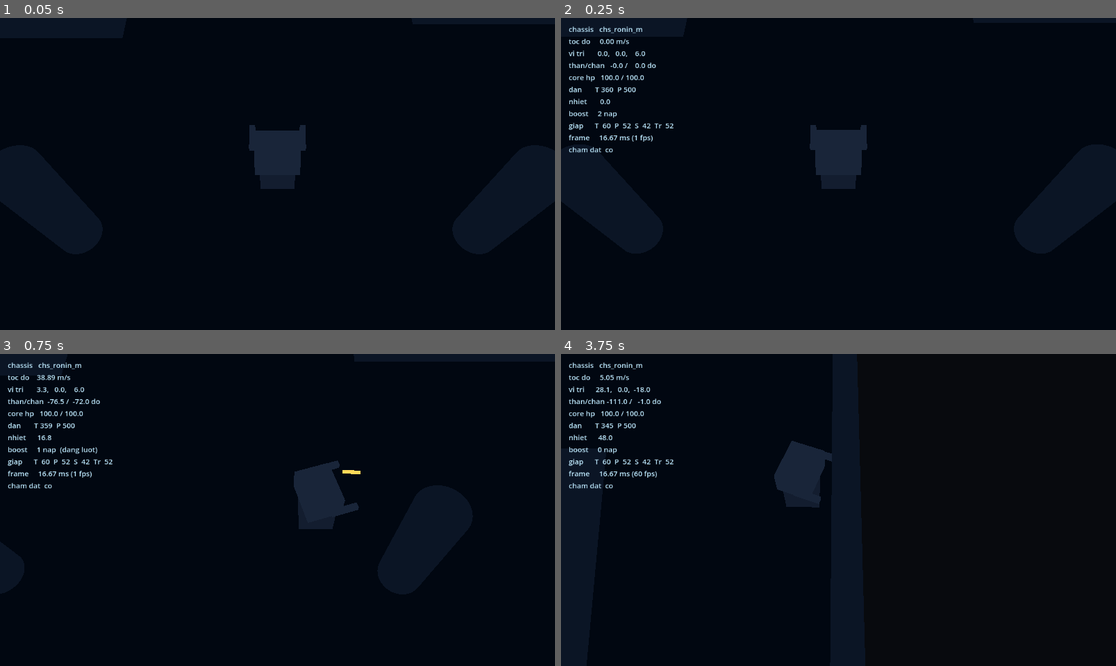
Above: before the commit, frames 1-4 (two rows, left to right).
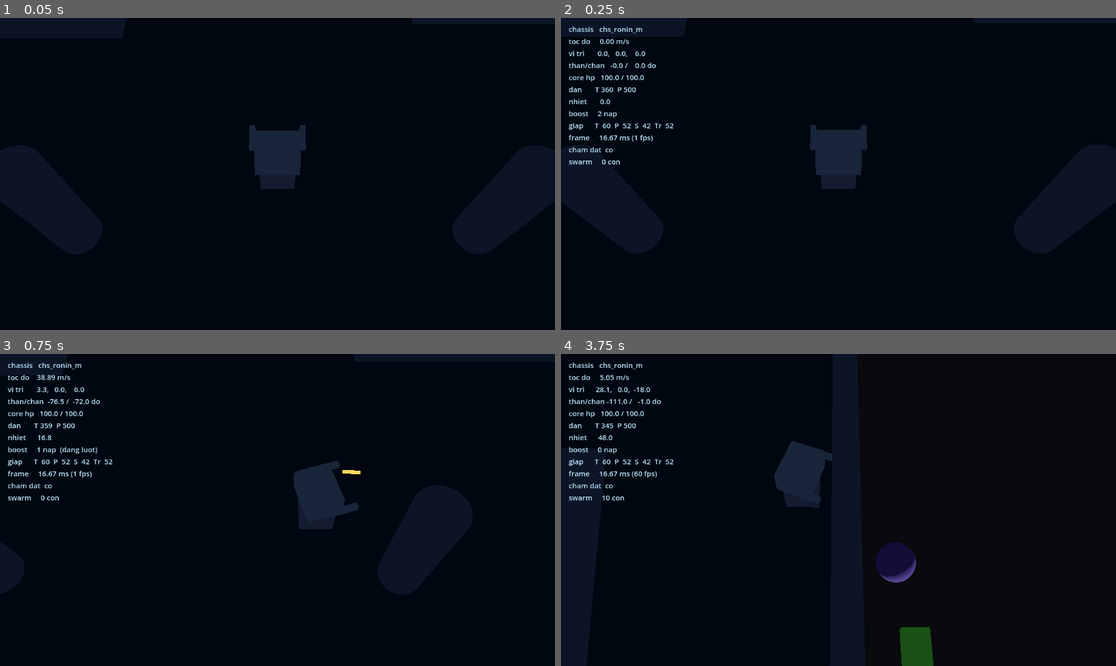
Above: after the commit, the same moments.

Repository: dat-j/AlienShooter
Game: Godot game, scene res://scenes/main/test_arena.tscn
Same seed, same stepped clock (60 frames per second), same inputs: the game is played once before the commit and once after it.
Inputs (mouse positions are in pixels of both pictures, inside the frame that each line leads up to):
- Up to frame 1 (0.05 s): no input
- Up to frame 2 (0.25 s): no input
- Up to frame 3 (0.75 s): tap Enter at 0.5 s; move the mouse to (399, 494) at 0.52 s; hold D (move_right) from 0.53 s (still down); tap Space (boost) at 0.6 s; click (399, 494) at 0.67 s
- Up to frame 4 (3.75 s): release D (move_right) at 1.25 s; drag from (727, 525) to (810, 572) at 1.27 s; move the mouse to (894, 441) at 2.02 s; press the mouse at (894, 441) at 2.03 s; hold D (move_right) 2.03-2.75 s; tap Space (boost) at 2.3 s; release the mouse at (894, 441) at 2.75 s; drag from (810, 572) to (672, 463) at 2.77 s; move the mouse to (1005, 556) at 3.52 s; hold A (move_left) from 3.53 s (still down); tap F (interact) at 3.6 s

Frame 1 is identical in both runs. In frame 2, less than 0.1% of the frame differs, in the area x 1-11%, y 45-47%; in frame 3, less than 0.1%; in frame 4, 1.5%, in the area x 1-68%, y 45-100%.

Commit message:
feat: sân tập chơi được — đổ quái theo đợt, ăn đòn, hồi sinh
ArenaDemo nối mech với hệ swarm (đạn và Boost gây sát thương swarm, swarm cắn
lại qua DamageResolver nên trúng đúng vùng giáp), đổ đợt quanh người chơi mỗi
5s tới trần 140 con, chết thì dọn sân và hồi sinh sau 2s. Bảng debug hiện số
swarm đang sống.

GIÀN GIÁO TẠM: không phải SpawnDirector — không ngân sách, không đường cong
áp lực, không luật chống ức chế. T-802 sẽ thay.

Co-Authored-By: Claude Opus 5 <noreply@anthropic.com>

Diff:
--- a/scenes/main/test_arena.tscn
+++ b/scenes/main/test_arena.tscn
@@ -1,7 +1,11 @@
-[gd_scene load_steps=22 format=3]
+[gd_scene load_steps=26 format=3]
 
 [ext_resource type="PackedScene" path="res://scenes/player/mech.tscn" id="1_mech"]
 [ext_resource type="Script" path="res://src/ui/debug_stats_panel.gd" id="2_stats"]
+[ext_resource type="Script" path="res://src/director/arena_demo.gd" id="3_demo"]
+[ext_resource type="Script" path="res://src/swarm/swarm_runtime.gd" id="4_runtime"]
+[ext_resource type="Script" path="res://src/swarm/swarm_manager.gd" id="5_manager"]
+[ext_resource type="Script" path="res://src/swarm/swarm_renderer.gd" id="6_renderer"]
 
 [sub_resource type="Environment" id="Environment_arena"]
 background_mode = 1
@@ -70,6 +74,7 @@
 height = 6.0
 
 [node name="TestArena" type="Node3D"]
+script = ExtResource("3_demo")
 
 [node name="WorldEnvironment" type="WorldEnvironment" parent="."]
 environment = SubResource("Environment_arena")
@@ -236,6 +241,16 @@
 
 [node name="Mech" parent="." instance=ExtResource("1_mech")]
 transform = Transform3D(1, 0, 0, 0, 1, 0, 0, 0, 1, 0, 0.1, 6)
+
+[node name="SwarmRuntime" type="Node3D" parent="."]
+script = ExtResource("4_runtime")
+target_path = NodePath("../Mech")
+
+[node name="SwarmManager" type="Node3D" parent="SwarmRuntime"]
+script = ExtResource("5_manager")
+
+[node name="SwarmRenderer" type="Node3D" parent="SwarmRuntime"]
+script = ExtResource("6_renderer")
 
 [node name="DebugLayer" type="CanvasLayer" parent="."]
 
--- /dev/null
+++ b/src/director/arena_demo.gd
@@ -0,0 +1,91 @@
+class_name ArenaDemo
+extends Node3D
+
+## Bộ điều khiển của sân tập (T-111): nối mech với hệ swarm, đổ quái theo đợt
+## và hồi sinh khi người chơi chết.
+##
+## GIÀN GIÁO TẠM: đây KHÔNG phải SpawnDirector. Đợt quái ở đây theo nhịp cố
+## định, không có ngân sách, không có đường cong áp lực, không có luật chống
+## ức chế. T-802 sẽ thay bằng `src/director/spawn_director.gd` thật và file
+## này chỉ còn giữ phần nối dây của sân tập.
+
+signal wave_spawned(index: int, count: int)
+signal player_respawned()
+
+@export var mech_path: NodePath = NodePath("Mech")
+@export var swarm_path: NodePath = NodePath("SwarmRuntime")
+@export var wave_interval_seconds: float = 5.0
+@export var units_per_wave: int = 10
+@export var max_alive: int = 140
+@export var spawn_radius_min: float = 16.0
+@export var spawn_radius_max: float = 26.0
+@export var respawn_delay_seconds: float = 2.0
+
+var _time_to_next_wave: float = 2.0
+var _wave_index: int = 0
+var _respawn_countdown: float = 0.0
+var _rng: RandomNumberGenerator = RandomNumberGenerator.new()
+
+@onready var _mech: MechController = get_node_or_null(mech_path) as MechController
+@onready var _swarm: SwarmRuntime = get_node_or_null(swarm_path) as SwarmRuntime
+
+
+func _ready() -> void:
+    _rng.randomize()
+    if _mech == null or _swarm == null:
+        Log.warn("Sân tập thiếu Mech hoặc SwarmRuntime — bỏ qua phần đổ quái", "ArenaDemo")
+        return
+    _mech.set_swarm_manager(_swarm.manager)
+    _mech.died.connect(_on_player_died)
+
+
+func _physics_process(delta: float) -> void:
+    if _mech == null or _swarm == null or delta <= 0.0:
+        return
+    if _respawn_countdown > 0.0:
+        _respawn_countdown -= delta
+        if _respawn_countdown <= 0.0:
+            respawn_player()
+        return
+    _time_to_next_wave -= delta
+    if _time_to_next_wave > 0.0:
+        return
+    _time_to_next_wave = wave_interval_seconds
+    spawn_wave()
+
+
+## Đổ một đợt quanh người chơi theo vòng tròn, luân phiên các loại swarm.
+func spawn_wave() -> int:
+    var types: Array[EnemyData] = _swarm.get_enemy_types()
+    if types.is_empty():
+        return 0
+    var room: int = max_alive - _swarm.get_alive_count()
+    var count: int = mini(units_per_wave, maxi(room, 0))
+    for index: int in range(count):
+        var angle: float = _rng.randf() * TAU
+        var radius: float = _rng.randf_range(spawn_radius_min, spawn_radius_max)
+        var position: Vector3 = _mech.global_position + Vector3(cos(angle) * radius, 0.25, sin(angle) * radius)
+        var data: EnemyData = types[(_wave_index + index) % types.size()]
+        _swarm.spawn_unit(data, position)
+    if count > 0:
+        _wave_index += 1
+        wave_spawned.emit(_wave_index, count)
+    return count
+
+
+func get_wave_index() -> int:
+    return _wave_index
+
+
+func respawn_player() -> void:
+    _swarm.clear_all()
+    _mech.set_chassis(_mech.chassis_data)     # nạp lại Core HP và cả bốn mảng giáp
+    _mech.velocity = Vector3.ZERO
+    _mech.global_position = Vector3(0.0, 0.5, 6.0)
+    _time_to_next_wave = wave_interval_seconds
+    player_respawned.emit()
+    Log.info("Sân tập: hồi sinh người chơi", "ArenaDemo")
+
+
+func _on_player_died() -> void:
+    _respawn_countdown = respawn_delay_seconds
--- a/src/ui/debug_stats_panel.gd
+++ b/src/ui/debug_stats_panel.gd
@@ -8,10 +8,12 @@
 const UPDATE_INTERVAL: float = 0.1
 
 @export var mech_path: NodePath
+@export var swarm_path: NodePath = NodePath("../../SwarmRuntime")
 
 var _elapsed: float = 0.0
 
 @onready var _mech: MechController = get_node_or_null(mech_path) as MechController
+@onready var _swarm: SwarmRuntime = get_node_or_null(swarm_path) as SwarmRuntime
 
 
 func _process(delta: float) -> void:
@@ -20,6 +22,9 @@
         return
     _elapsed = 0.0
     text = build_text(_mech, delta)
+    if _swarm != null:
+        text += "
+swarm     %d con" % _swarm.get_alive_count()
 
 
 ## Hàm thuần tuý để test được: dựng chuỗi từ trạng thái mech.
--- /dev/null
+++ b/tests/test_arena_demo.gd
@@ -0,0 +1,103 @@
+extends GutTest
+
+## Sân tập chơi được: swarm đuổi và đánh được người chơi, người chơi bắn chết
+## được swarm, chết thì hồi sinh. Giàn giáo tạm cho tới khi có SpawnDirector
+## thật (T-802).
+
+const ARENA_SCENE: PackedScene = preload("res://scenes/main/test_arena.tscn")
+
+var _arena: ArenaDemo
+var _mech: MechController
+var _swarm: SwarmRuntime
+
+
+func before_each() -> void:
+    _arena = add_child_autofree(ARENA_SCENE.instantiate()) as ArenaDemo
+    _mech = _arena.get_node("Mech") as MechController
+    _swarm = _arena.get_node("SwarmRuntime") as SwarmRuntime
+
+
+func test_arena_wires_mech_to_the_swarm_systems() -> void:
+    assert_not_null(_swarm, "sân tập phải có SwarmRuntime")
+    assert_same(_mech.boost_component.swarm_manager, _swarm.manager, "Boost phải biết swarm")
+    assert_same(_mech.weapon_mount_left.swarm_manager, _swarm.manager, "vũ khí trái phải biết swarm")
+    assert_same(_mech.weapon_mount_right.swarm_manager, _swarm.manager, "vũ khí phải phải biết swarm")
+
+
+func test_three_swarm_types_are_configured_for_rendering() -> void:
+    assert_eq(_swarm.get_enemy_types().size(), 3, "phải nạp đủ Crawler, Skitter, Husk")
+    assert_eq(_swarm.renderer.get_configured_type_count(), 3, "mỗi loại một MultiMeshInstance3D")
+
+
+func test_wave_spawns_units_around_the_player() -> void:
+    var spawned: int = _arena.spawn_wave()
+    assert_gt(spawned, 0, "một đợt phải đổ ra ít nhất một con")
+    assert_eq(_swarm.get_alive_count(), spawned)
+    for index: int in range(spawned):
+        var distance: float = _swarm.manager._positions[index].distance_to(_mech.global_position)
+        assert_between(distance, _arena.spawn_radius_min - 1.0, _arena.spawn_radius_max + 1.0,
+            "quái phải sinh trong vành đai quanh người chơi")
+
+
+func test_wave_respects_the_alive_cap() -> void:
+    _arena.max_alive = 5
+    _arena.units_per_wave = 20
+    assert_eq(_arena.spawn_wave(), 5, "không vượt trần số quái sống")
+    assert_eq(_arena.spawn_wave(), 0, "đã đầy thì không đổ thêm")
+
+
+func test_flow_field_marks_pillars_as_walls() -> void:
+    var field: FlowField = _swarm.get_flow_field()
+    assert_false(field.is_walkable(Vector3(-9.0, 0.0, 9.0)), "ô có cột phải là tường")
+    assert_false(field.is_walkable(Vector3(0.0, 0.0, 29.5)), "ô sát tường phải là tường")
+    assert_true(field.is_walkable(Vector3(2.0, 0.0, 2.0)), "giữa sân phải đi được")
+
+
+func test_swarm_melee_damages_the_player_through_the_resolver() -> void:
+    var crawler: EnemyData = ContentDB.get_enemy(&"enm_crawler")
+    _swarm.spawn_unit(crawler, _mech.global_position + Vector3(0.0, 0.0, -1.0))
+    var armor_before: float = _mech.armor_component.get_plate(ArmorComponent.Zone.FRONT)
+    _swarm._physics_process(0.1)
+    assert_lt(_mech.armor_component.get_plate(ArmorComponent.Zone.FRONT), armor_before,
+        "con swarm đứng sát phải cắn trúng giáp trước")
+
+
+func test_swarm_moves_toward_the_player() -> void:
+    var crawler: EnemyData = ContentDB.get_enemy(&"enm_crawler")
+    var id: int = _swarm.spawn_unit(crawler, _mech.global_position + Vector3(0.0, 0.0, -12.0))
+    var index: int = _swarm.manager._index_by_id[id]
+    var before: float = _swarm.manager._positions[index].distance_to(_mech.global_position)
+    for _i: int in range(10):
+        _swarm._physics_process(1.0 / 60.0)
+    var after: float = _swarm.manager._positions[_swarm.manager._index_by_id[id]].distance_to(_mech.global_position)
+    assert_lt(after, before, "swarm phải đuổi theo người chơi")
+
+
+func test_player_shots_kill_swarm_units() -> void:
+    var crawler: EnemyData = ContentDB.get_enemy(&"enm_crawler")
+    var victim_position: Vector3 = _mech.global_position + Vector3(0.0, 0.25, -8.0)
+    _swarm.spawn_unit(crawler, victim_position)
+    var aim: Vector3 = victim_position
+    var before: float = _swarm.manager._healths[0]
+    _mech.weapon_mount_left.update(0.02, true, null, aim)
+    for root: Node in [get_tree().current_scene, get_tree().root]:
+        if root == null:
+            continue
+        for child: Node in root.get_children():
+            var projectile := child as Projectile
+            if projectile != null and projectile.is_flying():
+                projectile._physics_process(0.2)
+                PoolManager.release(projectile)
+    assert_lt(_swarm.manager._healths[0], before, "đạn của người chơi phải trừ máu swarm")
+
+
+func test_player_death_triggers_a_respawn() -> void:
+    watch_signals(_arena)
+    _arena.spawn_wave()
+    _mech.core_hp = 0.0
+    _mech.notify_core_changed()
+    _arena._physics_process(_arena.respawn_delay_seconds + 0.1)
+    assert_signal_emitted(_arena, "player_respawned")
+    assert_eq(_mech.core_hp, _mech.chassis_data.core_hp, "hồi sinh phải đầy Core HP")
+    assert_eq(_mech.armor_component.get_plate(ArmorComponent.Zone.FRONT), 60.0, "giáp cũng hồi lại")
+    assert_eq(_swarm.get_alive_count(), 0, "hồi sinh thì dọn sạch swarm")
Not shown, added: src/director/arena_demo.gd.uid
Not shown, added: tests/test_arena_demo.gd.uid
